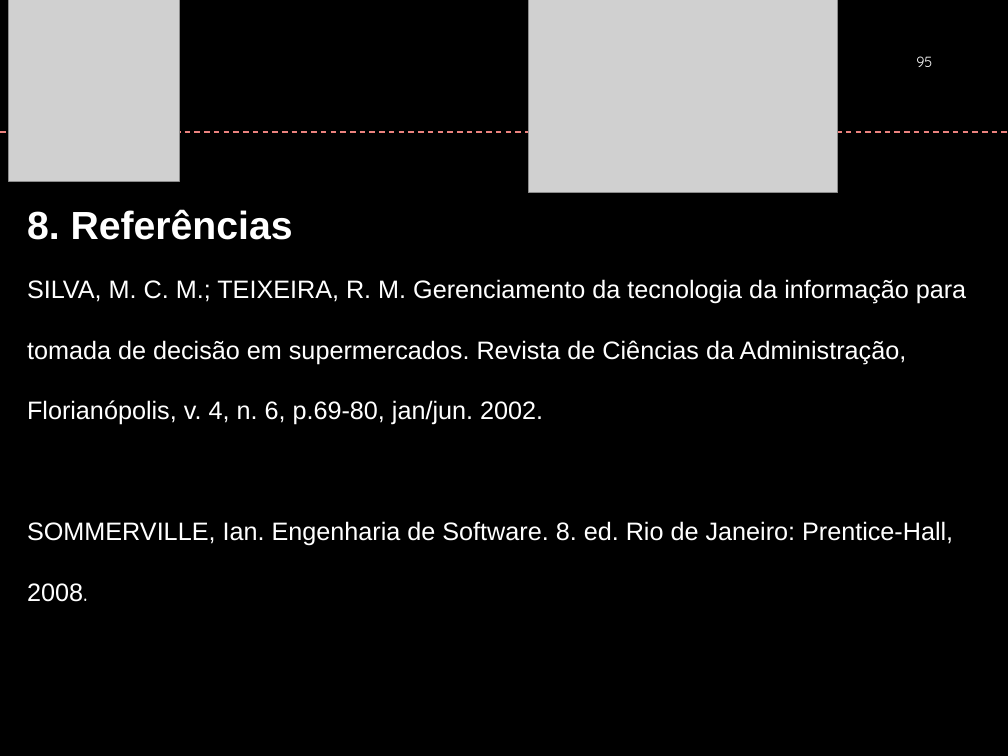
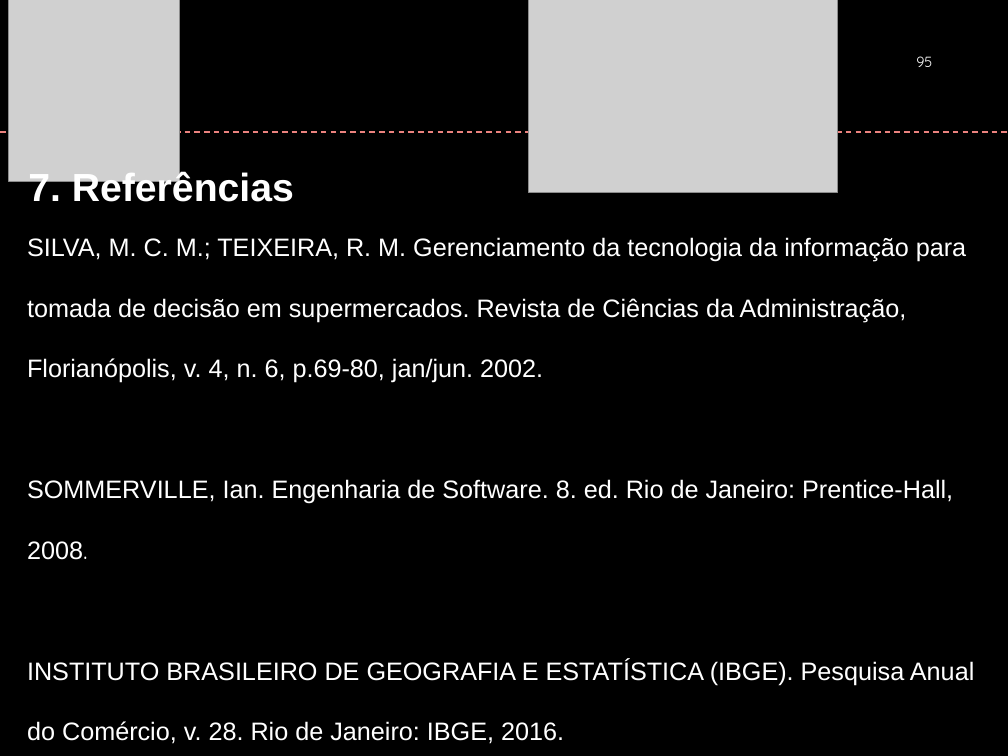
Before and after one commit to ezmart/Ezmart, a slide deck: slide 95 of EzMartGit/Documento/FAI_PFC_Apresentação_Agosto2018.pptx. Drawn at 1008x756 pixels with LibreOffice and Linux fonts; fonts in the diff are those of the drawing; grey boxes stand for pictures; background and template pictures are left out. Boxes give left, top, right and bottom in pixels: in the first picture for what was removed or moved away, otherwise in the second. Text is boxed around its words. In the diff, an @@ line names an element or a change of style, - is before the commit and + after.

```diff
--- a/EzMartGit/Documento/FAI_PFC_Apresentação_Agosto2018.pptx
+++ b/EzMartGit/Documento/FAI_PFC_Apresentação_Agosto2018.pptx
@@ text at bbox=[28, 170, 294, 202]: text changed @@
-8. Referências
+7. Referências
@@ text "SILVA, M. C. M.; TEIXEIRA, ...": place and size @@
-text "SILVA, M. C. M.; TEIXEIRA, ..." at bbox=[27, 279, 966, 602]
+text "SILVA, M. C. M.; TEIXEIRA, ..." at bbox=[27, 237, 974, 744]
@@ text at bbox=[27, 659, 974, 744]: paragraph added @@
+INSTITUTO BRASILEIRO DE GEOGRAFIA E ESTATÍSTICA (IBGE). Pesquisa Anual do Comércio, v. 28. Rio de Janeiro: IBGE, 2016.
```
Also in this commit, not shown: 10 other slides changed.
